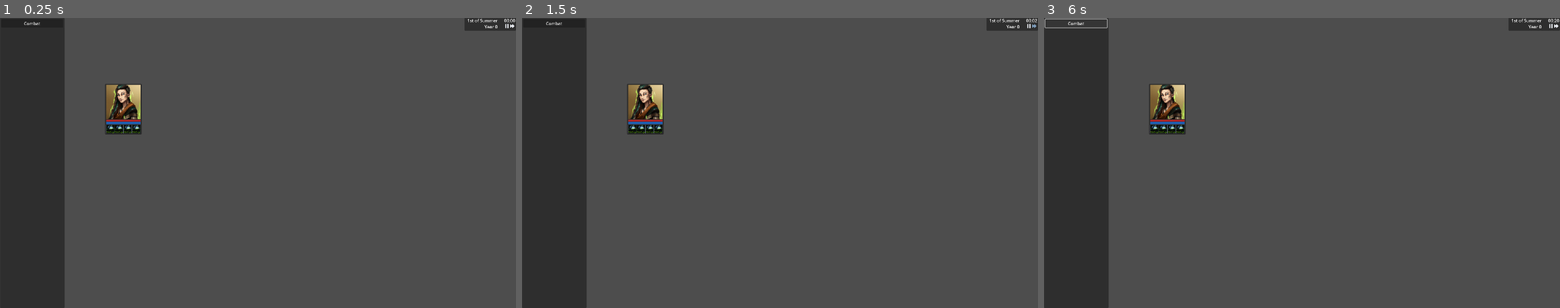
Above: before the commit, frames 1-3 (left to right).
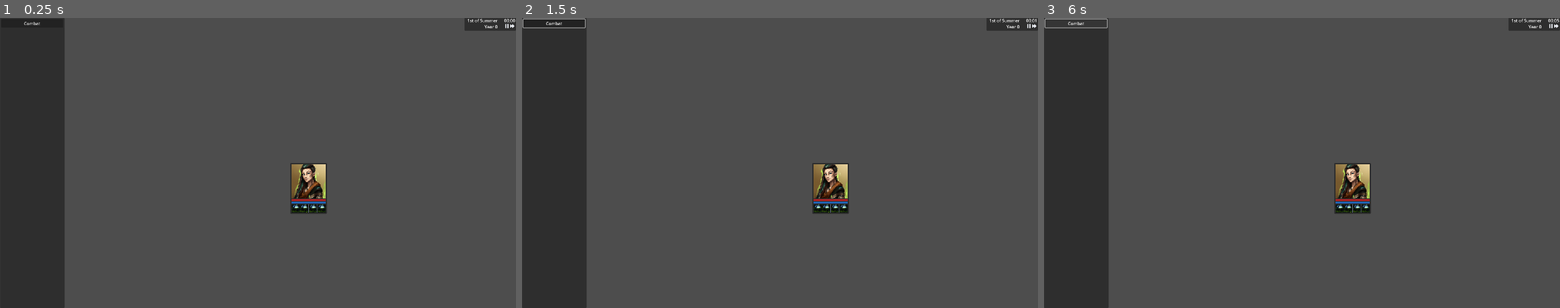
Above: after the commit, the same moments.

Repository: mdlsvensson/guild-master
Game: Godot game, scene res://scenes/world/world.tscn
Same seed, same stepped clock (60 frames per second), same inputs: the game is played once before the commit and once after it.
Inputs (mouse positions are in pixels of both pictures, inside the frame that each line leads up to; where the layout moved, square brackets give the same spot in the first picture):
- Up to frame 1 (0.25 s): no input
- Up to frame 2 (1.5 s): click "Combat" at 0.5 s; click (1032, 26) at 1.25 s
- Up to frame 3 (6 s): click (1338, 209) [1152, 128] at 2 s; click (1348, 209) [1162, 128] at 2.75 s; click (1358, 209) [1173, 128] at 3.5 s; click (1363, 209) [1178, 128] at 4.25 s; click (1554, 26) at 5 s; click "Combat" at 5.75 s

The runs differ from the first frame. In frame 1, 2.4% of the frame differs, in the area x 20-64%, y 22-68%; in frame 2, 2.5%, in the area x 0-100%, y 0-68%; in frame 3, 2.4%.

Commit message:
Update world.tscn

Diff:
--- a/scenes/world/world.tscn
+++ b/scenes/world/world.tscn
@@ -10,8 +10,15 @@
 
 [node name="UI" parent="." instance=ExtResource("1_8umej")]
 
-[node name="Unit" parent="." instance=ExtResource("3_lgrp4")]
-offset_left = 391.0
-offset_top = 245.0
-offset_right = 391.0
-offset_bottom = 245.0
+[node name="Combat" type="Control" parent="."]
+layout_mode = 3
+anchors_preset = 0
+offset_left = 240.0
+offset_right = 1920.0
+offset_bottom = 1080.0
+
+[node name="Unit" parent="Combat" instance=ExtResource("3_lgrp4")]
+offset_left = 840.0
+offset_top = 540.0
+offset_right = 840.0
+offset_bottom = 540.0
